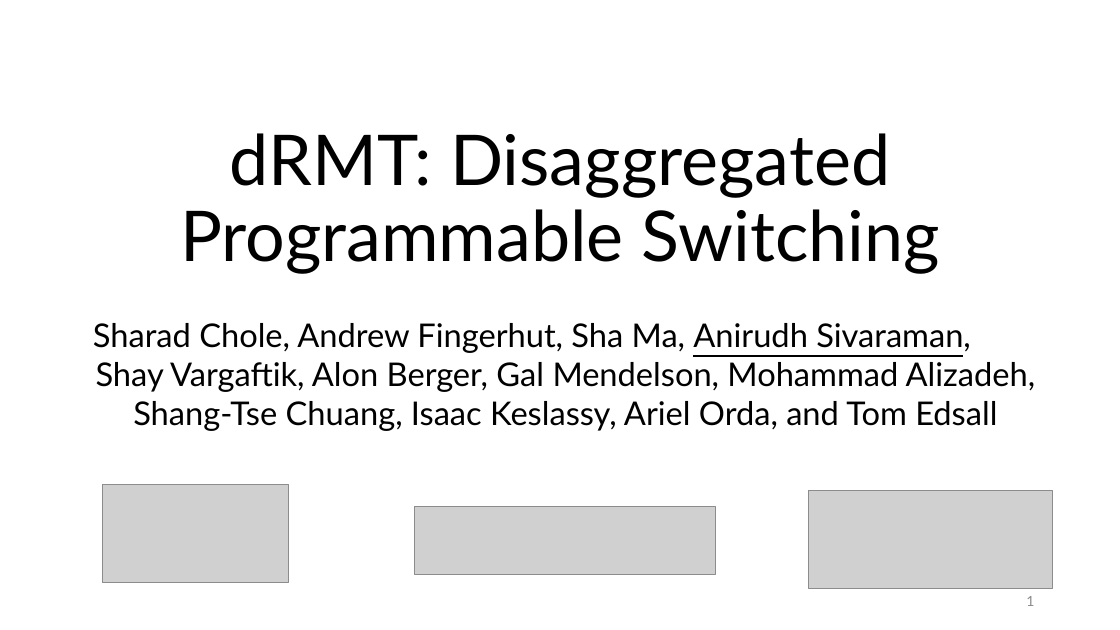
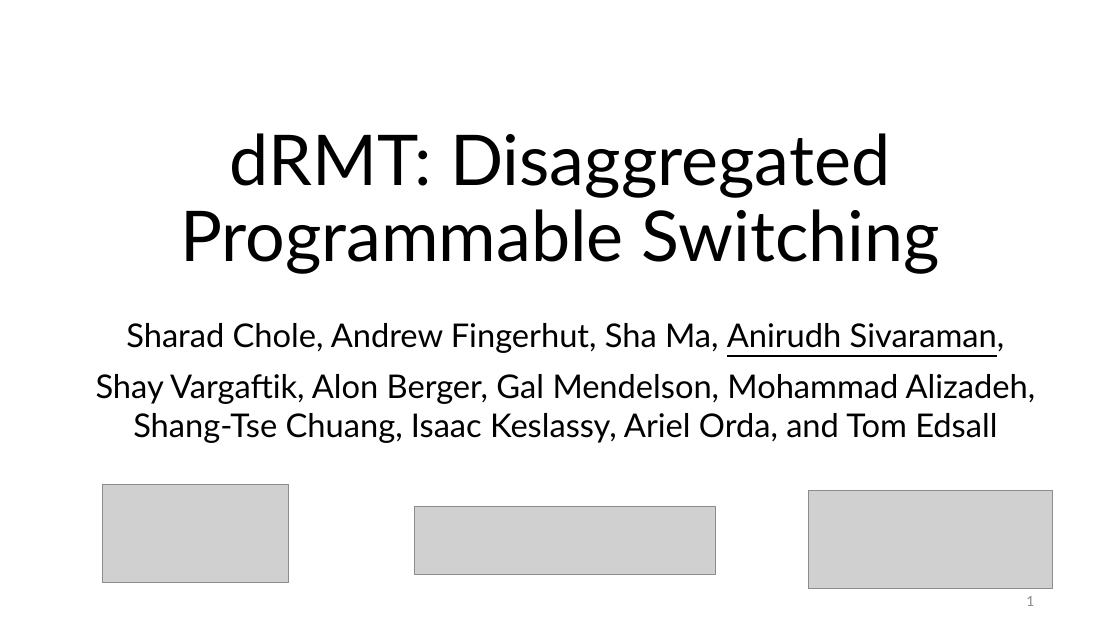
Before and after one commit to anirudhSK/drmt_talk, a slide deck: slide 1 of drmt_sigcomm.pptx. Drawn at 1120x630 pixels with LibreOffice and Linux fonts; fonts in the diff are those of the drawing; grey boxes stand for pictures. Boxes give left, top, right and bottom in pixels: in the first picture for what was removed or moved away, otherwise in the second. Text is boxed around its words. In the diff, an @@ line names an element or a change of style, - is before the commit and + after.

```diff
--- a/drmt_sigcomm.pptx
+++ b/drmt_sigcomm.pptx
@@ subtitle at (96, 323, 1036, 443): text changed @@
-Sharad Chole, Andrew Fingerhut, Sha Ma, Anirudh Sivaraman, Shay Vargaftik, Alon Berger, Gal Mendelson, Mohammad Alizadeh, Shang-Tse Chuang, Isaac Keslassy, Ariel Orda, and Tom Edsall
+Sharad Chole, Andrew Fingerhut, Sha Ma, Anirudh Sivaraman,
+Shay Vargaftik, Alon Berger, Gal Mendelson, Mohammad Alizadeh, Shang-Tse Chuang, Isaac Keslassy, Ariel Orda, and Tom Edsall
```
Also in this commit, not shown: 3 other slides changed.
